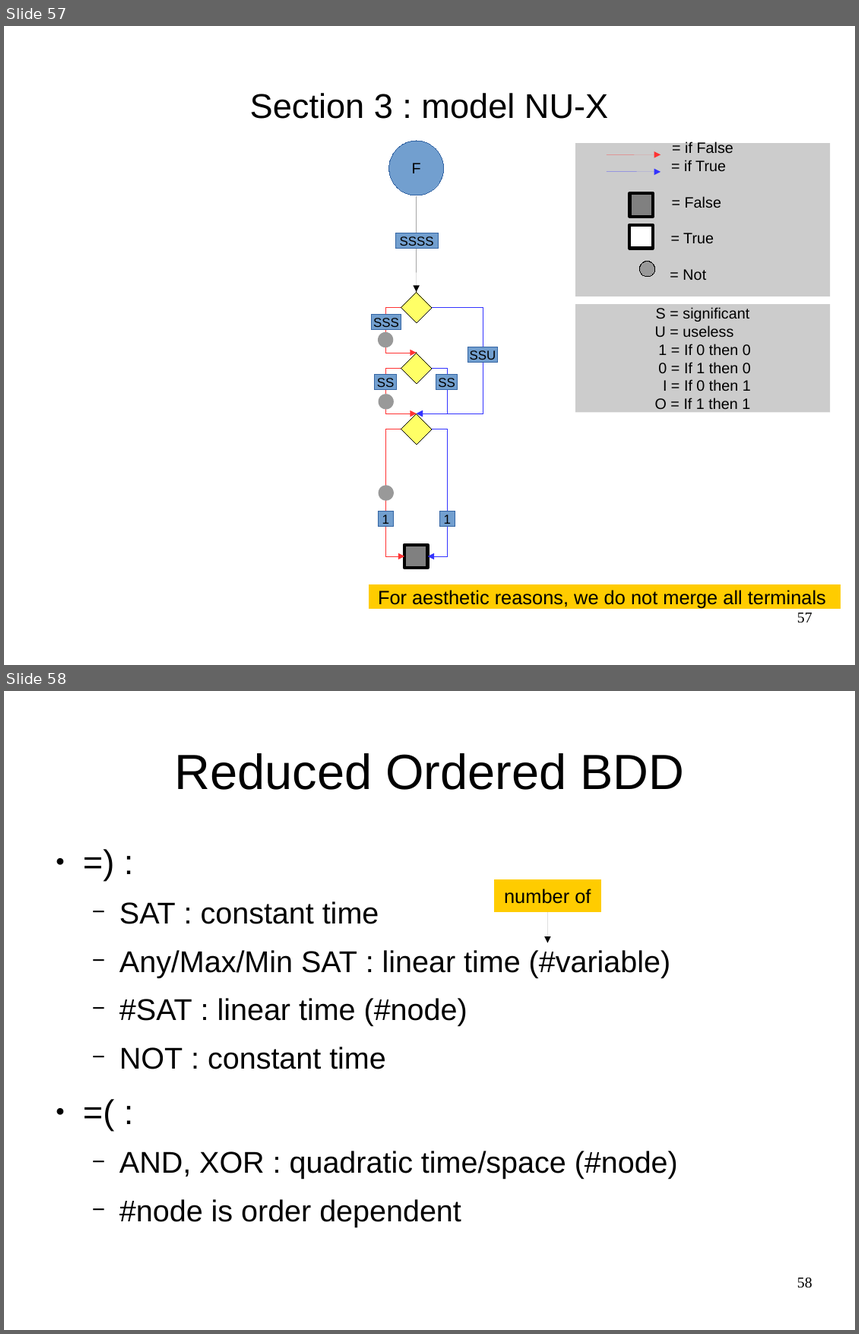
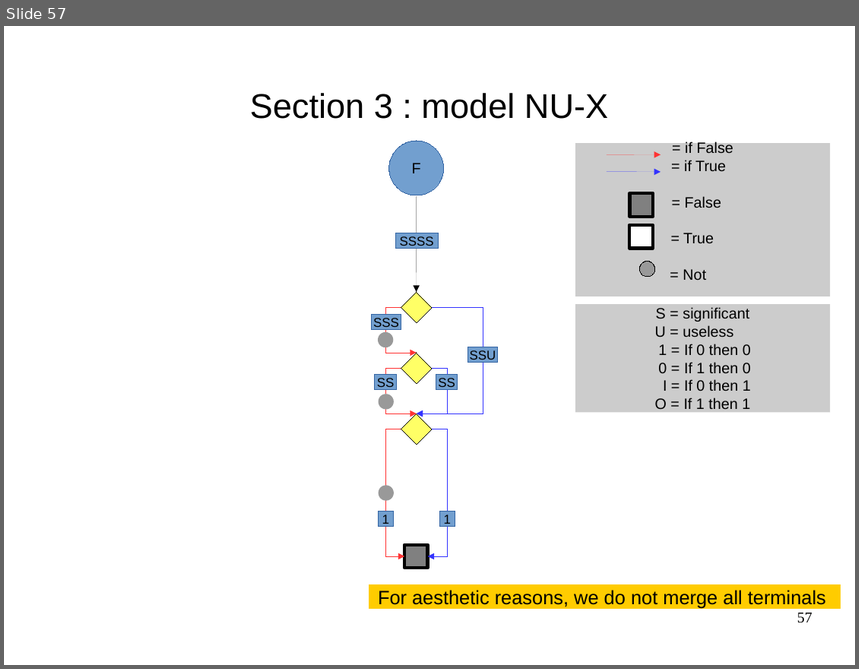
Before and after one commit to FenouilletLucas/DAGaml, a slide deck: doc/2017-06-19-odp/final.odp. Shown one above the other, each under a label of ours: slides 57 and 58 before the commit, slide 57 after it. The pictures are 859x1334 and 859x669 pixels, drawn with LibreOffice and Linux fonts; fonts in the diff are those of the drawing. Boxes give left, top, right and bottom in pixels: in the first picture for what was removed or moved away, otherwise in the second. Text is boxed around its words. In the diff, an @@ line names an element or a change of style, - is before the commit and + after.

```diff
--- a/doc/2017-06-19-odp/final.odp
+++ b/doc/2017-06-19-odp/final.odp
@@ slide 58 removed at box(4, 691, 855, 1330), background #FFFFFF @@
@@ title removed at box(175, 753, 684, 790) @@
-Reduced Ordered BDD
@@ rectangle removed at box(494, 879, 601, 912) @@
-number of
@@ text removed at box(120, 902, 678, 1227) @@
-● =) :
-  − SAT : constant time
-  − Any/Max/Min SAT : linear time (#variable)
-  − #SAT : linear time (#node)
-  − NOT : constant time
-● =( :
-  − AND, XOR : quadratic time/space (#node)
-  − #node is order dependent
@@ arrow removed from (547, 912) to (547, 943) @@
@@ page number removed at box(797, 1278, 813, 1288) @@
-58
```
Also in this commit, not shown: 7 slides changed, 6 slides added, 29 other slides removed, 8 other files.
